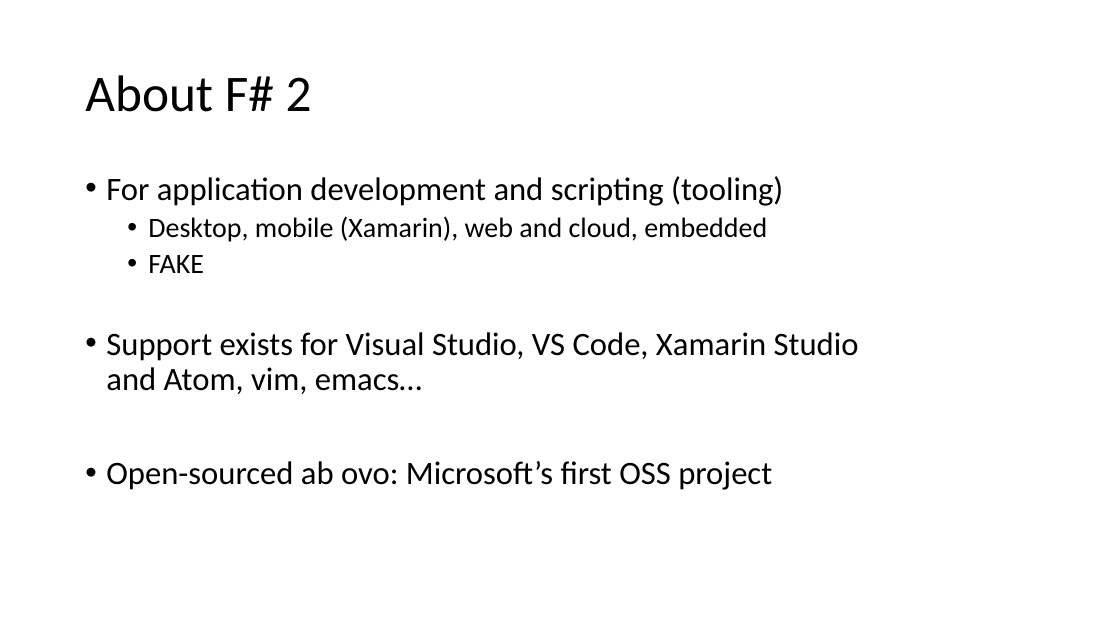
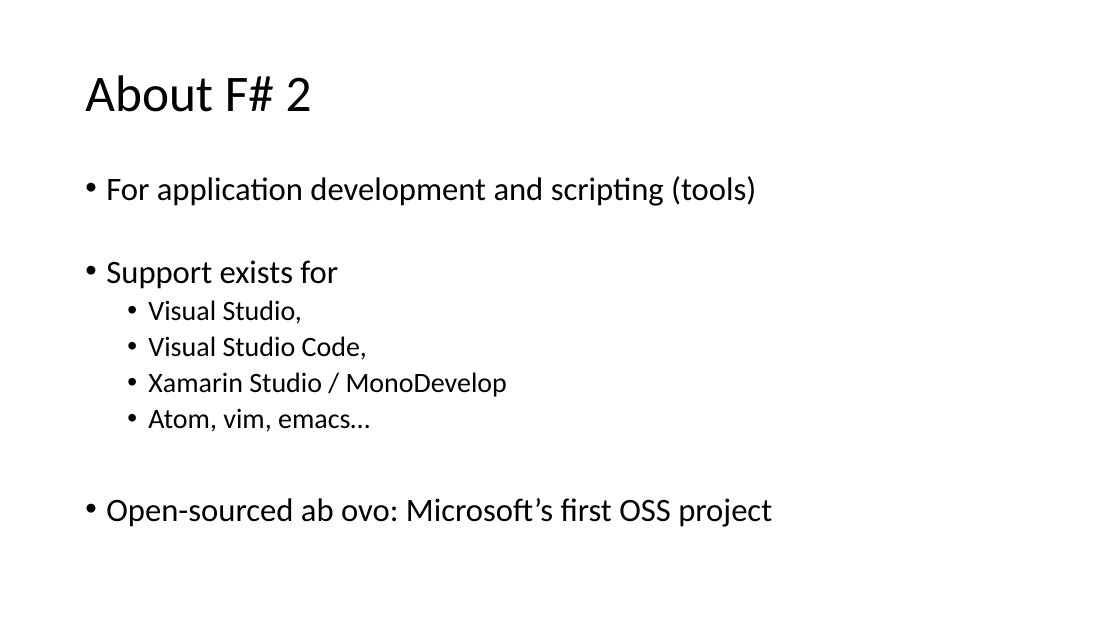
Before and after one commit to FoggyFinder/FSharpDemo, a slide deck: slide 3 of docs/FSharp.pptx. Drawn at 1120x630 pixels with LibreOffice and Linux fonts; fonts in the diff are those of the drawing. Boxes give left, top, right and bottom in pixels: in the first picture for what was removed or moved away, otherwise in the second. Text is boxed around its words. In the diff, an @@ line names an element or a change of style, - is before the commit and + after.

```diff
--- a/docs/FSharp.pptx
+++ b/docs/FSharp.pptx
@@ text at <box>106,176,756,432</box>: text changed; size 28 to 24 pt @@
-• For application development and scripting (tooling)
-  • Desktop, mobile (Xamarin), web and cloud, embedded
-  • FAKE
-• Support exists for Visual Studio, VS Code, Xamarin Studio
-  and Atom, vim, emacs…
+• For application development and scripting (tools)
+• Support exists for
+  • Visual Studio,
+  • Visual Studio Code,
+  • Xamarin Studio / MonoDevelop
+  • Atom, vim, emacs…
```
Also in this commit, not shown: 2 other slides changed, 2 other files.
